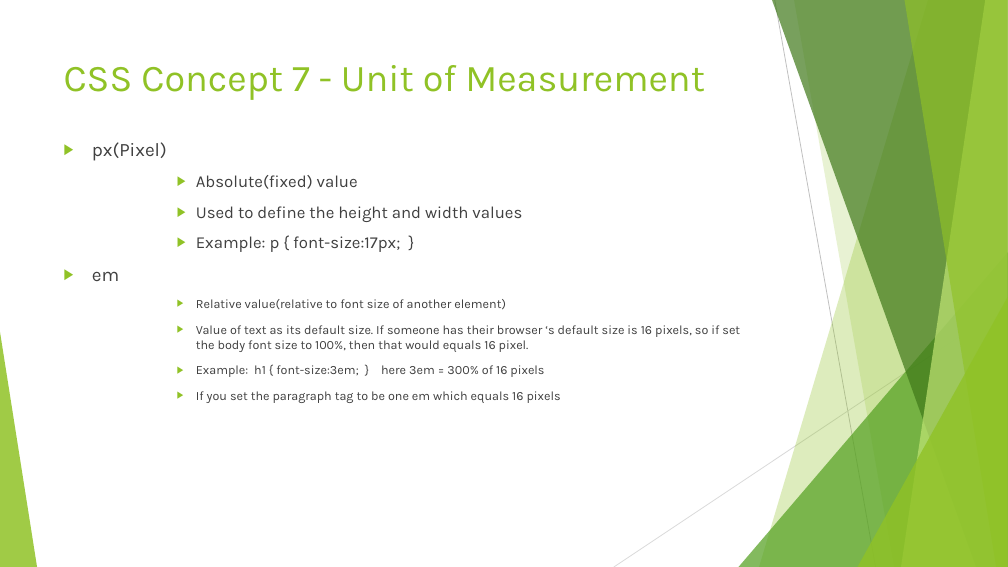
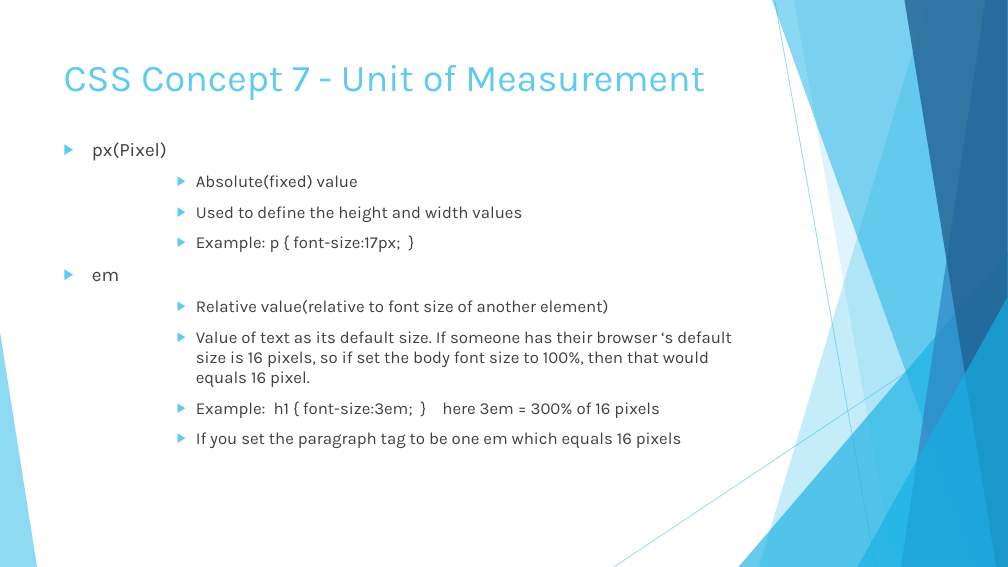
Before and after one commit to anumsh/Introduction-To-CSS, a slide deck: slide 36 of Introduction-to-CSS.pptx (slide 35 before the commit). Drawn at 1008x567 pixels with LibreOffice and Linux fonts; fonts in the diff are those of the drawing. Boxes give left, top, right and bottom in pixels: in the first picture for what was removed or moved away, otherwise in the second. Text is boxed around its words. In the diff, an @@ line names an element or a change of style, - is before the commit and + after.

```diff
--- a/Introduction-to-CSS.pptx
+++ b/Introduction-to-CSS.pptx
@@ freeform shape at [759, 0, 1008, 567]: fill #90C226 at 30% opacity to #5FCBEF at 36% opacity @@
@@ freeform shape at [772, 0, 1008, 567]: fill #3F7819 at 70% opacity to #17B0E4 at 50% opacity @@
@@ line (775, 0) - (876, 567): stroke #BFBFBF 0.75 pt to #5FCBEF 0.75 pt @@
@@ freeform shape at [794, 0, 1008, 567]: fill #90C226 at 20% opacity to #5FCBEF at 20% opacity @@
@@ freeform shape at [901, 0, 1008, 567]: fill #C0E474 at 70% opacity to #2E83C3 at 70% opacity @@
@@ freeform shape at [904, 0, 1008, 567]: fill #90C226 at 65% opacity to #226292 at 80% opacity @@
@@ title "CSS Concept 7 - Unit ..." at [64, 65, 705, 100]: text colour #90C226 to #5FCBEF @@
@@ text "px(Pixel)" at [92, 142, 732, 448]: size 12 to 16 pt in "Relative value(relative to font size of another ...", "Value of text as its default size. ...", "Example: h1 { font-size:3em; } here 3em ...", "If you set the paragraph tag to ..."; bullet colour #90C226 to #5FCBEF @@
@@ triangle at [739, 252, 1008, 567]: fill #54A021 at 72% opacity to #17B0E4 at 66% opacity @@
@@ triangle at [858, 297, 1008, 567]: fill #90C226 at 80% opacity to #17B0E4 at 66% opacity @@
@@ line (1008, 305) - (614, 567): stroke #D9D9D9 0.75 pt to #5FCBEF 0.75 pt @@
@@ triangle at [0, 332, 37, 567]: fill #90C226 at 85% opacity to #5FCBEF at 70% opacity @@
```
Also in this commit, not shown: 39 other slides changed, 5 slides added, 1 other file.
